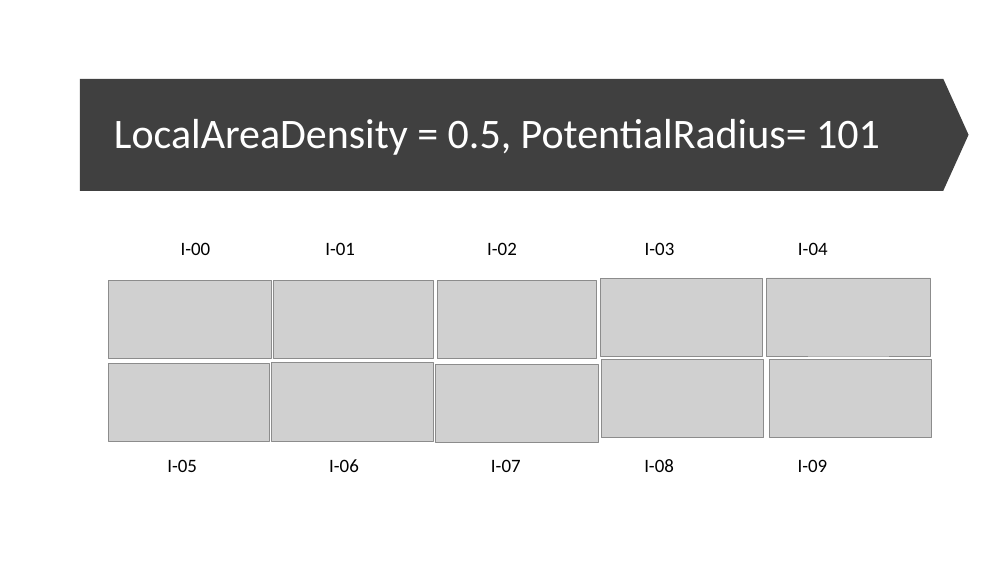
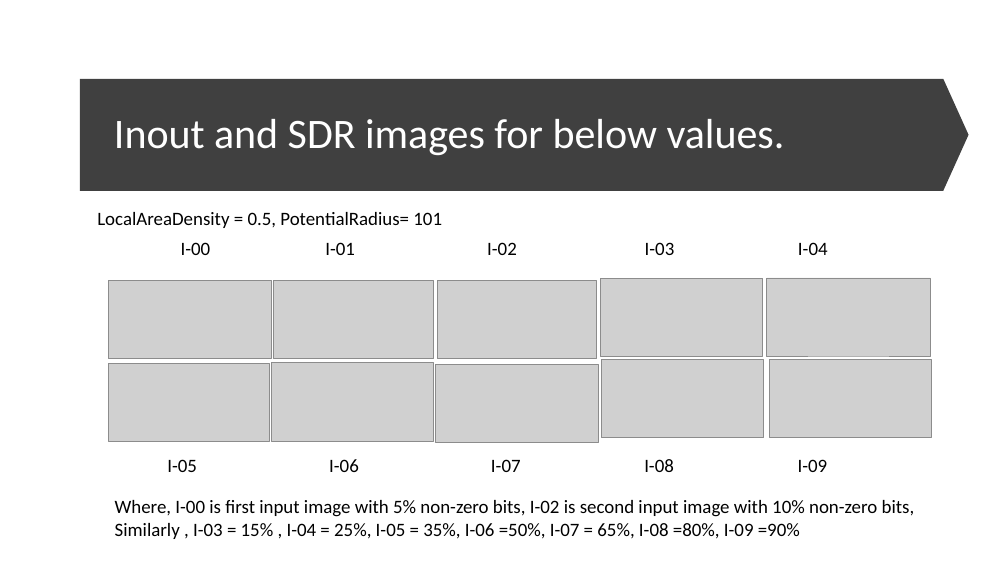
Before and after one commit to JayashreeRegoti/neocortexapi, a slide deck: slide 6 of NeoCortexApi/NeoCortexApi.Experiments/SpatialSimilarityIndividualProjectJayashreeRegoti/Input And Output Values/LocalAreaDensity = 0.pptx (slide 5 before the commit). Drawn at 1008x567 pixels with LibreOffice and Linux fonts; fonts in the diff are those of the drawing; grey boxes stand for pictures. Boxes give left, top, right and bottom in pixels: in the first picture for what was removed or moved away, otherwise in the second. Text is boxed around its words. In the diff, an @@ line names an element or a change of style, - is before the commit and + after.

```diff
--- a/NeoCortexApi/NeoCortexApi.Experiments/SpatialSimilarityIndividualProjectJayashreeRegoti/Input And Output Values/LocalAreaDensity = 0.pptx
+++ b/NeoCortexApi/NeoCortexApi.Experiments/SpatialSimilarityIndividualProjectJayashreeRegoti/Input And Output Values/LocalAreaDensity = 0.pptx
@@ title at <box>114,119,785,155</box>: text changed @@
-LocalAreaDensity = 0.5, PotentialRadius= 101
+Inout and SDR images for below values.
@@ text added at <box>97,212,442,228</box>, 18 pt, text #000000 @@
+LocalAreaDensity = 0.5, PotentialRadius= 101
@@ text added at <box>115,500,915,539</box>, 18 pt, text #000000 @@
+Where, I-00 is first input image with 5% non-zero bits, I-02 is second input image with 10% non-zero bits,
+Similarly , I-03 = 15% , I-04 = 25%, I-05 = 35%, I-06 =50%, I-07 = 65%, I-08 =80%, I-09 =90%
```
Also in this commit, not shown: 3 other slides changed, 13 slides added, 1 slide removed.
